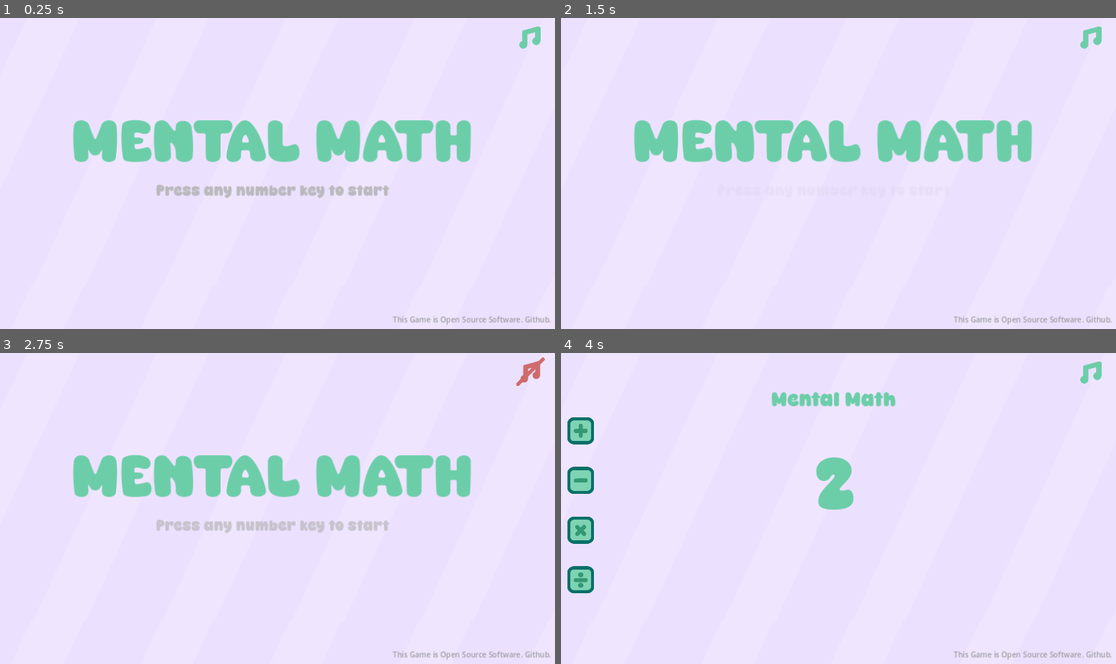
Above: before the commit, frames 1-4 (two rows, left to right).
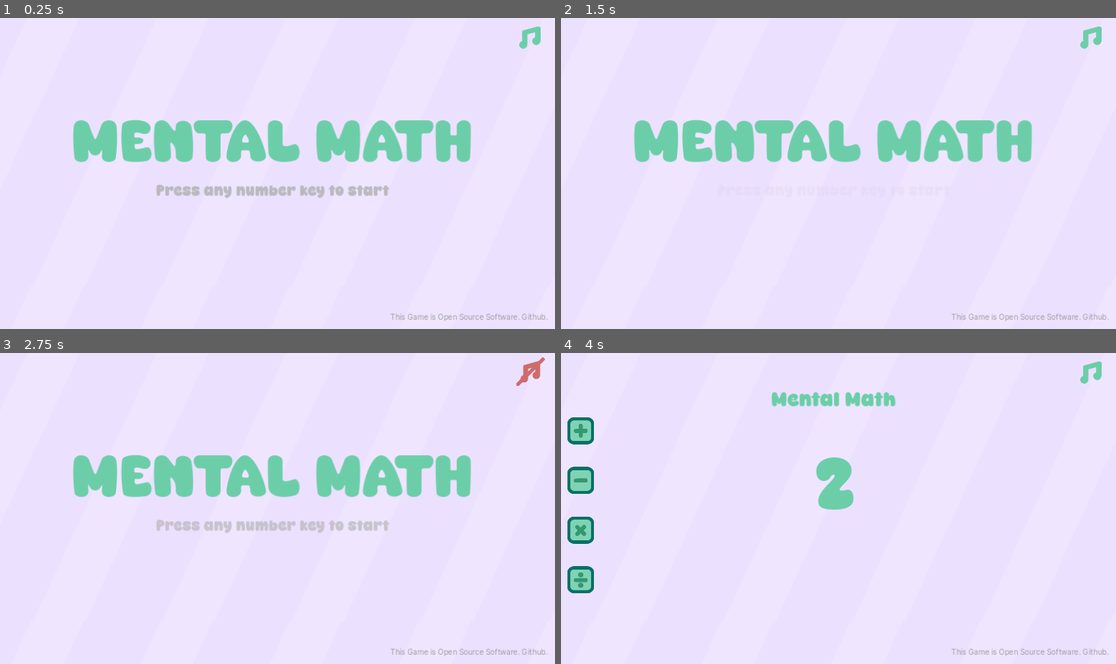
Above: after the commit, the same moments.

Repository: muhdsalm/mental-math-website
Game: Godot game, scene res://scenes/start_screen.tscn
Two runs of this game, one before a commit and one after it. Both use one fixed random seed, a clock stepped at 60 frames per second and the inputs below.
Inputs (mouse positions are in pixels of both pictures, inside the frame that each line leads up to):
- Up to frame 1 (0.25 s): no input
- Up to frame 2 (1.5 s): click (1093, 36) at 0.5 s; click (1093, 36) at 1.25 s
- Up to frame 3 (2.75 s): click (532, 371) at 2 s
- Up to frame 4 (4 s): tap Enter at 2.75 s; move the mouse to (960, 489) at 2.77 s; tap 1 (any_number_key) at 2.85 s; click (1021, 483) at 3.52 s; type "12" at 3.6 s

The runs differ from the first frame. In frame 1, 0.4% of the frame differs, in the area x 70-100%, y 94-99%; in frame 2, 0.4%; in frame 3, 0.4%; in frame 4, 0.4%.

Commit message:
Fix positioning of audio button and Open Source text and fix splash screen

Diff:
--- a/project.godot
+++ b/project.godot
@@ -13,6 +13,7 @@
 config/name="Mental Math Competition Website"
 run/main_scene="res://scenes/start_screen.tscn"
 config/features=PackedStringArray("4.3", "GL Compatibility")
+boot_splash/bg_color=Color(0.937255, 0.898039, 1, 1)
 boot_splash/image="res://assets/Splash Screen.png"
 config/icon="res://icon.png"
 
--- a/scenes/addition_button.gd
+++ b/scenes/addition_button.gd
@@ -30,13 +30,14 @@
 		$CenterContainer2/activated.visible = false
 		get_tree().current_scene.addition = false
 		get_tree().current_scene.enabled_options -= 1
+		get_tree().current_scene.the_holy_trinity()
 	elif !on:
 		on = true
 		$CenterContainer2/unactivated.visible = false
 		$CenterContainer2/activated.visible = true
 		get_tree().current_scene.addition = true
 		get_tree().current_scene.enabled_options += 1
-	get_tree().current_scene.the_holy_trinity()
+		get_tree().current_scene.the_holy_trinity()
 
 
 func _on_button_button_up() -> void:
--- a/scenes/divide_button.gd
+++ b/scenes/divide_button.gd
@@ -30,13 +30,14 @@
 		$CenterContainer2/activated.visible = false
 		get_tree().current_scene.division = false
 		get_tree().current_scene.enabled_options -= 1
+		get_tree().current_scene.the_holy_trinity()
 	elif !on:
 		on = true
 		$CenterContainer2/unactivated.visible = false
 		$CenterContainer2/activated.visible = true
 		get_tree().current_scene.division = true
 		get_tree().current_scene.enabled_options += 1
-	get_tree().current_scene.the_holy_trinity()
+		get_tree().current_scene.the_holy_trinity()
 
 func _on_button_button_up() -> void:
 	scale = Vector2(0.74, 0.74)
--- a/scenes/main_scene.gd
+++ b/scenes/main_scene.gd
@@ -33,6 +33,8 @@
 	$"Question Marker2".position.x = get_viewport_rect().size.x / 2
 	$QuestionStopwatch.position.x = get_viewport_rect().size.x / 2
 	$"Math Buttons".position.x = get_viewport_rect().size.x * 0.058159722
+	$AudioButton.position.x = get_viewport_rect().size.x * 0.953993056
+	$OpenSourceDisclaimer.position.x = get_viewport_rect().size.x * 0.842013889
 
 	if update_number:
 		$QuestionStopwatch/Label.text = str("%.2f" % ((Time.get_ticks_msec() - start_of_puzzle_number) / 1000.0))
--- a/scenes/main_scene.tscn
+++ b/scenes/main_scene.tscn
@@ -22,6 +22,7 @@
 [ext_resource type="AudioStream" uid="uid://21208eswhbkp" path="res://assets/sound effects/beep.mp3" id="20_3xclg"]
 [ext_resource type="Texture2D" uid="uid://bemfmh1lx30oy" path="res://assets/audio_button/enabled.png" id="21_qhcgm"]
 [ext_resource type="Texture2D" uid="uid://bwulpeswno40f" path="res://assets/audio_button/disabled.png" id="22_nf10r"]
+[ext_resource type="FontFile" uid="uid://bbg3epqes1rug" path="res://assets/Inter-VariableFont_slnt,wght.ttf" id="23_dbnue"]
 
 [sub_resource type="StyleBoxEmpty" id="StyleBoxEmpty_6im1y"]
 
@@ -304,6 +305,7 @@
 
 [node name="AudioButton" type="Node2D" parent="."]
 position = Vector2(1099, 49)
+metadata/_edit_group_ = true
 
 [node name="CenterContainer" type="CenterContainer" parent="AudioButton"]
 offset_right = 40.0
@@ -328,25 +330,30 @@
 offset_bottom = 35.0
 theme = ExtResource("3_kyuh8")
 
-[node name="Node2D" type="Node2D" parent="."]
-
-[node name="Open Source Disclaimer" type="Label" parent="Node2D"]
-offset_left = 711.0
-offset_top = 607.0
-offset_right = 1136.0
-offset_bottom = 635.0
+[node name="OpenSourceDisclaimer" type="Node2D" parent="."]
+position = Vector2(970, 620)
+metadata/_edit_group_ = true
+
+[node name="LinkButton" type="LinkButton" parent="OpenSourceDisclaimer"]
+offset_left = -161.0
+offset_top = -8.0
+offset_right = 158.0
+offset_bottom = 8.0
+uri = "github.com/muhdsalm/mental-math-website"
+
+[node name="CenterContainer" type="CenterContainer" parent="OpenSourceDisclaimer"]
+offset_right = 40.0
+offset_bottom = 40.0
+use_top_left = true
+
+[node name="Open Source Disclaimer" type="Label" parent="OpenSourceDisclaimer/CenterContainer"]
+layout_mode = 2
 theme_override_colors/font_color = Color(0.615686, 0.615686, 0.615686, 1)
+theme_override_fonts/font = ExtResource("23_dbnue")
 theme_override_font_sizes/font_size = 15
 text = "This Game is Open Source Software. Github."
 horizontal_alignment = 2
 vertical_alignment = 2
-
-[node name="LinkButton" type="LinkButton" parent="Node2D"]
-offset_left = 815.0
-offset_top = 616.0
-offset_right = 1134.0
-offset_bottom = 632.0
-uri = "github.com/muhdsalm/mental-math-website"
 
 [connection signal="text_changed" from="Question/LineEdit" to="." method="_on_line_edit_text_changed"]
 [connection signal="button_down" from="Math Buttons/Addition Button/Button" to="Math Buttons/Addition Button" method="_on_button_button_down"]
--- a/scenes/multiplication_button.gd
+++ b/scenes/multiplication_button.gd
@@ -30,13 +30,14 @@
 		$CenterContainer2/activated.visible = false
 		get_tree().current_scene.multiplication = false
 		get_tree().current_scene.enabled_options -= 1
+		get_tree().current_scene.the_holy_trinity()
 	elif !on:
 		on = true
 		$CenterContainer2/unactivated.visible = false
 		$CenterContainer2/activated.visible = true
 		get_tree().current_scene.multiplication = true
 		get_tree().current_scene.enabled_options += 1
-	get_tree().current_scene.the_holy_trinity()
+		get_tree().current_scene.the_holy_trinity()
 
 func _on_button_button_up() -> void:
 	scale = Vector2(0.74, 0.74)
--- a/scenes/start_screen.gd
+++ b/scenes/start_screen.gd
@@ -19,6 +19,8 @@
 func _process(delta: float) -> void:
 	$TitleText.position.x = get_viewport_rect().size.x / 2
 	$CotinueText.position.x = get_viewport_rect().size.x / 2
+	$AudioButton.position.x = get_viewport_rect().size.x * 0.953993056
+	$OpenSourceDisclaimer.position.x = get_viewport_rect().size.x * 0.842013889
 	if !should_continue:
 		$MobileAppText.position.x = get_viewport_rect().size.x / 2
 	if !increase and should_continue:
--- a/scenes/start_screen.tscn
+++ b/scenes/start_screen.tscn
@@ -6,6 +6,7 @@
 [ext_resource type="Texture2D" uid="uid://bemfmh1lx30oy" path="res://assets/audio_button/enabled.png" id="4_owfx5"]
 [ext_resource type="Texture2D" uid="uid://bwulpeswno40f" path="res://assets/audio_button/disabled.png" id="5_snmbd"]
 [ext_resource type="AudioStream" uid="uid://cw4usrghffspb" path="res://assets/sound effects/bubble_pop.mp3" id="6_0ruek"]
+[ext_resource type="FontFile" uid="uid://bbg3epqes1rug" path="res://assets/Inter-VariableFont_slnt,wght.ttf" id="7_l0eak"]
 
 [node name="Control" type="Control"]
 layout_mode = 3
@@ -137,24 +138,29 @@
 [node name="pop" type="AudioStreamPlayer" parent="."]
 stream = ExtResource("6_0ruek")
 
-[node name="Node2D" type="Node2D" parent="."]
+[node name="OpenSourceDisclaimer" type="Node2D" parent="."]
+position = Vector2(970, 620)
+metadata/_edit_group_ = true
 
-[node name="Open Source Disclaimer" type="Label" parent="Node2D"]
-offset_left = 711.0
-offset_top = 607.0
-offset_right = 1136.0
-offset_bottom = 635.0
+[node name="LinkButton" type="LinkButton" parent="OpenSourceDisclaimer"]
+offset_left = -161.0
+offset_top = -8.0
+offset_right = 158.0
+offset_bottom = 8.0
+uri = "github.com/muhdsalm/mental-math-website"
+
+[node name="CenterContainer" type="CenterContainer" parent="OpenSourceDisclaimer"]
+offset_right = 40.0
+offset_bottom = 40.0
+use_top_left = true
+
+[node name="Open Source Disclaimer" type="Label" parent="OpenSourceDisclaimer/CenterContainer"]
+layout_mode = 2
 theme_override_colors/font_color = Color(0.615686, 0.615686, 0.615686, 1)
+theme_override_fonts/font = ExtResource("7_l0eak")
 theme_override_font_sizes/font_size = 15
 text = "This Game is Open Source Software. Github."
 horizontal_alignment = 2
 vertical_alignment = 2
 
-[node name="LinkButton" type="LinkButton" parent="Node2D"]
-offset_left = 815.0
-offset_top = 616.0
-offset_right = 1134.0
-offset_bottom = 632.0
-uri = "github.com/muhdsalm/mental-math-website"
-
 [connection signal="pressed" from="AudioButton/Button" to="." method="_on_button_pressed"]
--- a/scenes/subtraction_button.gd
+++ b/scenes/subtraction_button.gd
@@ -30,13 +30,14 @@
 		$CenterContainer2/activated.visible = false
 		get_tree().current_scene.subtraction = false
 		get_tree().current_scene.enabled_options -= 1
+		get_tree().current_scene.the_holy_trinity()
 	elif on == false:
 		on = true
 		$CenterContainer2/unactivated.visible = false
 		$CenterContainer2/activated.visible = true
 		get_tree().current_scene.subtraction = true
 		get_tree().current_scene.enabled_options += 1
-	get_tree().current_scene.the_holy_trinity()
+		get_tree().current_scene.the_holy_trinity()
 
 func _on_button_button_up() -> void:
 	scale = Vector2(0.74, 0.74)
Binary file added: assets/Inter-VariableFont_slnt,wght.ttf
Not shown, added: assets/Inter-VariableFont_slnt,wght.ttf.import
Binary file changed: assets/Splash Screen.png
Not shown: 1 places in scenes/main_scene.tscn that only renumber resources
Not shown: 1 places in scenes/start_screen.tscn that only renumber resources
